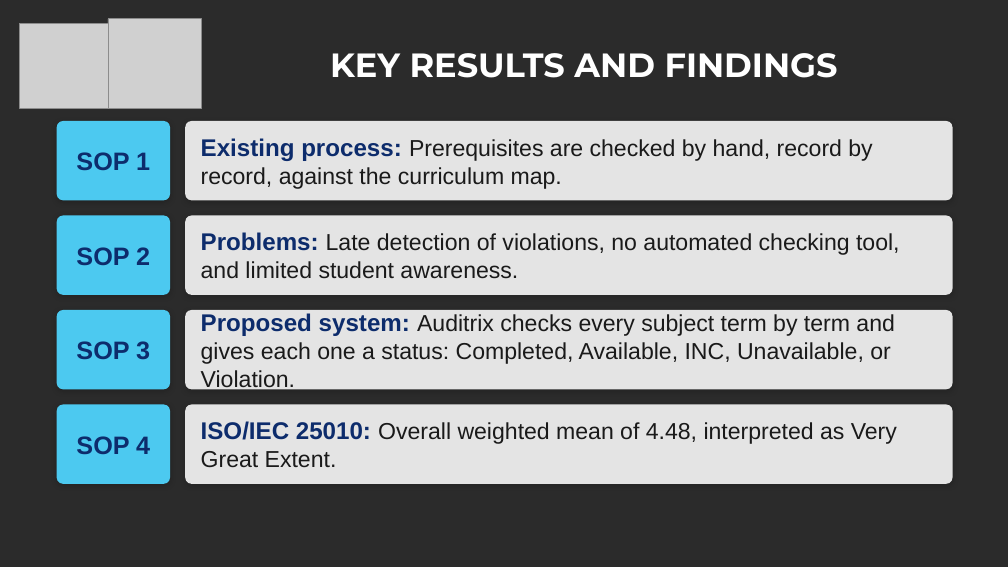
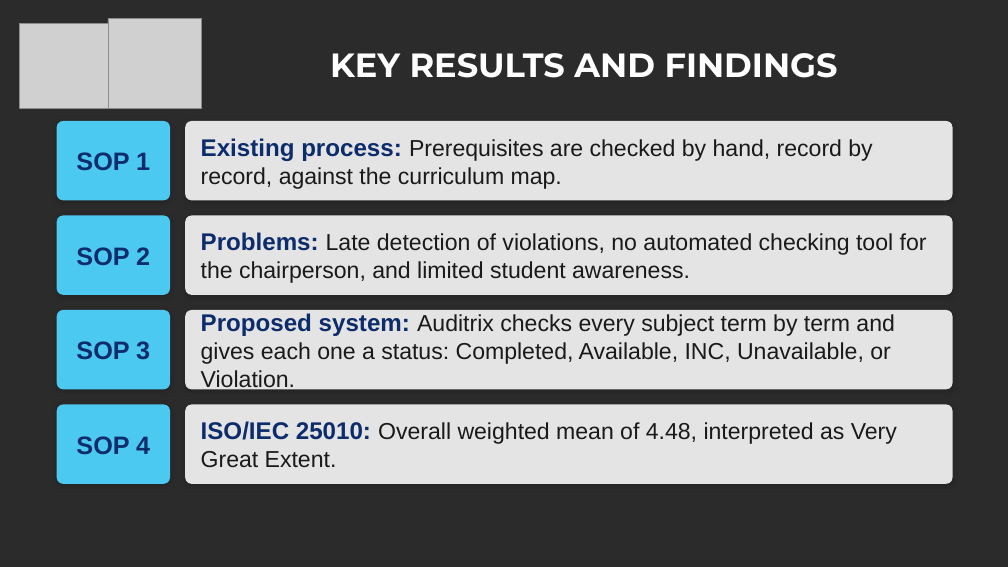
Before and after one commit to Spot7y/auditrix, a slide deck: slide 13 of docs/paper/Auditrix Defense Presentation.pptx. Drawn at 1008x567 pixels with LibreOffice and Linux fonts; fonts in the diff are those of the drawing; grey boxes stand for pictures; background and template pictures are left out; a plain dark background stands for a picture behind light text. Boxes give left, top, right and bottom in pixels: in the first picture for what was removed or moved away, otherwise in the second. Text is boxed around its words. In the diff, an @@ line names an element or a change of style, - is before the commit and + after.

```diff
--- a/docs/paper/Auditrix Defense Presentation.pptx
+++ b/docs/paper/Auditrix Defense Presentation.pptx
@@ text in rounded rectangle at (x1=201, y1=232, x2=927, y2=283): text changed @@
-Problems: Late detection of violations, no automated checking tool, and limited student awareness.
+Problems: Late detection of violations, no automated checking tool for the chairperson, and limited student awareness.
```
Also in this commit, not shown: 2 other slides changed, 2 slides added.
